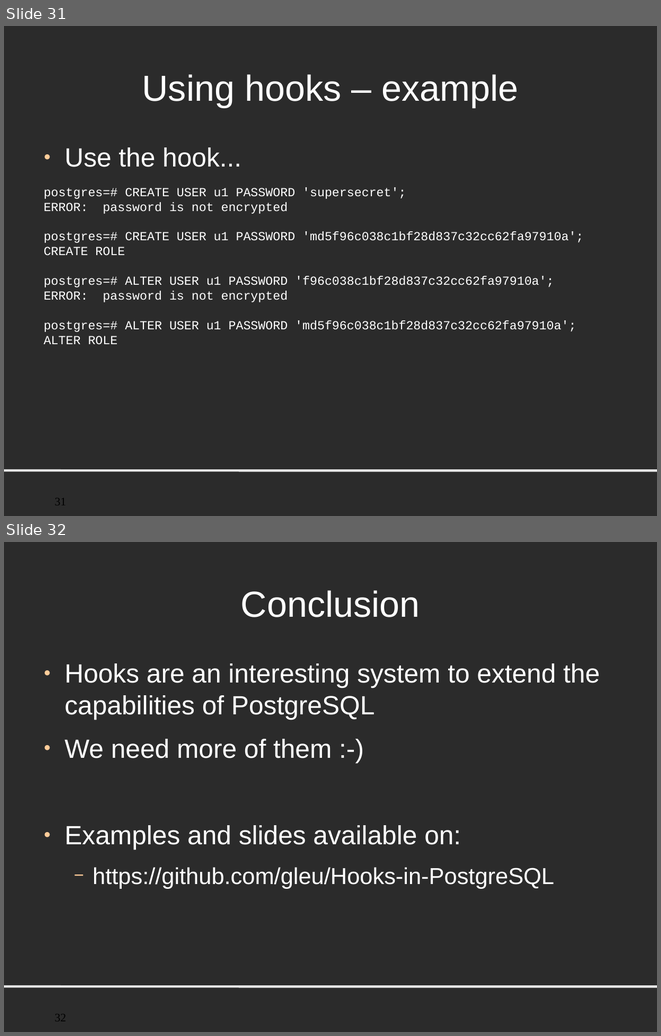
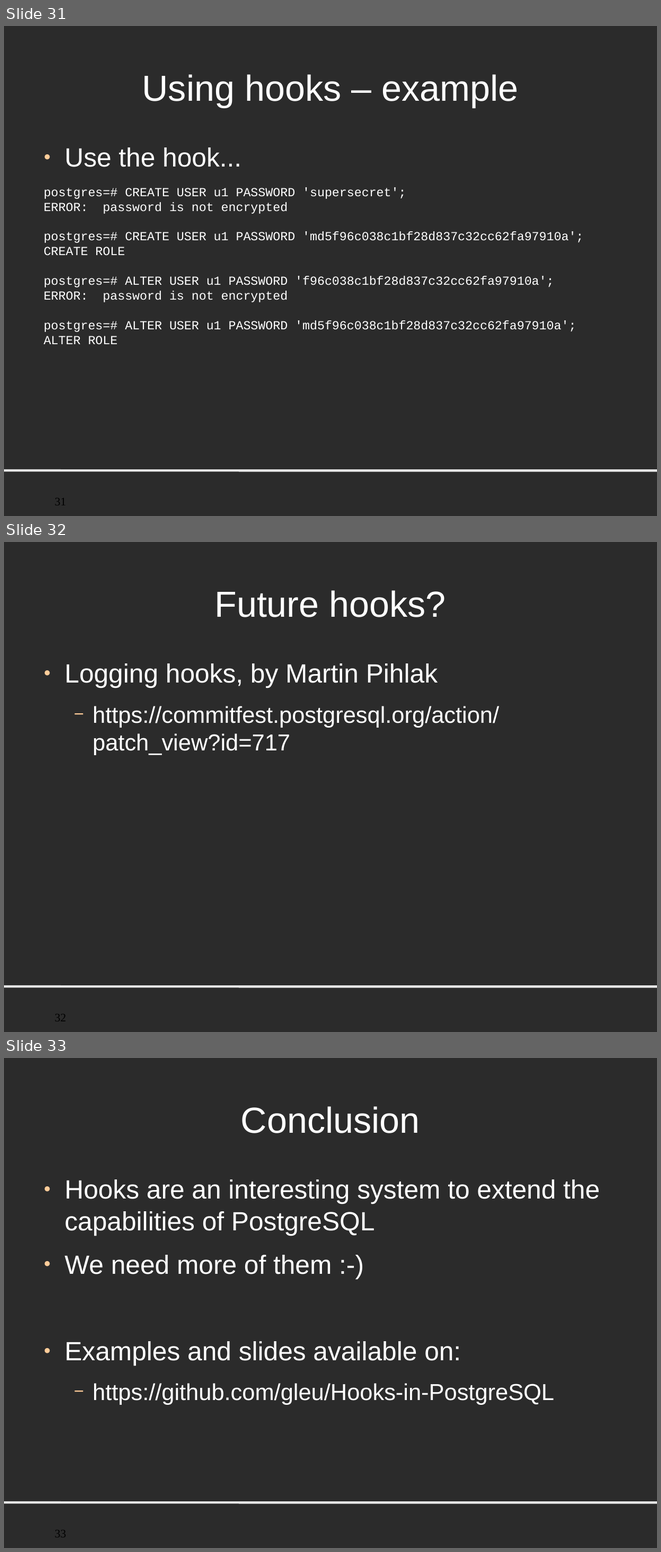
Before and after one commit to gleu/Hooks-in-PostgreSQL, a slide deck: hooks_in_postgresql.odp. Shown one above the other, each under a label of ours: slides 31 and 32 before the commit, slides 31, 32 and 33 after it. The pictures are 661x1036 and 661x1552 pixels, drawn with LibreOffice and Linux fonts; fonts in the diff are those of the drawing; background and template pictures are left out; a plain dark background stands for a picture behind light text. Boxes give left, top, right and bottom in pixels: in the first picture for what was removed or moved away, otherwise in the second. Text is boxed around its words. In the diff, an @@ line names an element or a change of style, - is before the commit and + after.

Commit message:
Add a new slide: Future hooks

```diff
--- a/hooks_in_postgresql.odp
+++ b/hooks_in_postgresql.odp
@@ slide 32 added at (4, 542, 657, 1032), background picture (left out); not listed: 2 template elements that a slide beside it also shows @@
@@ title added at (214, 590, 446, 617), 44 pt, text #FFFFFF @@
+Future hooks?
@@ text added at (64, 663, 499, 755), 28 pt, text #FFFFFF @@
+● Logging hooks, by Martin Pihlak
+  − https://commitfest.postgresql.org/action/patch_view?id=717
@@ what was slide 32 is now slide 33 @@
@@ page number at (55, 1530, 67, 1537): text changed @@
-32
+33
```
